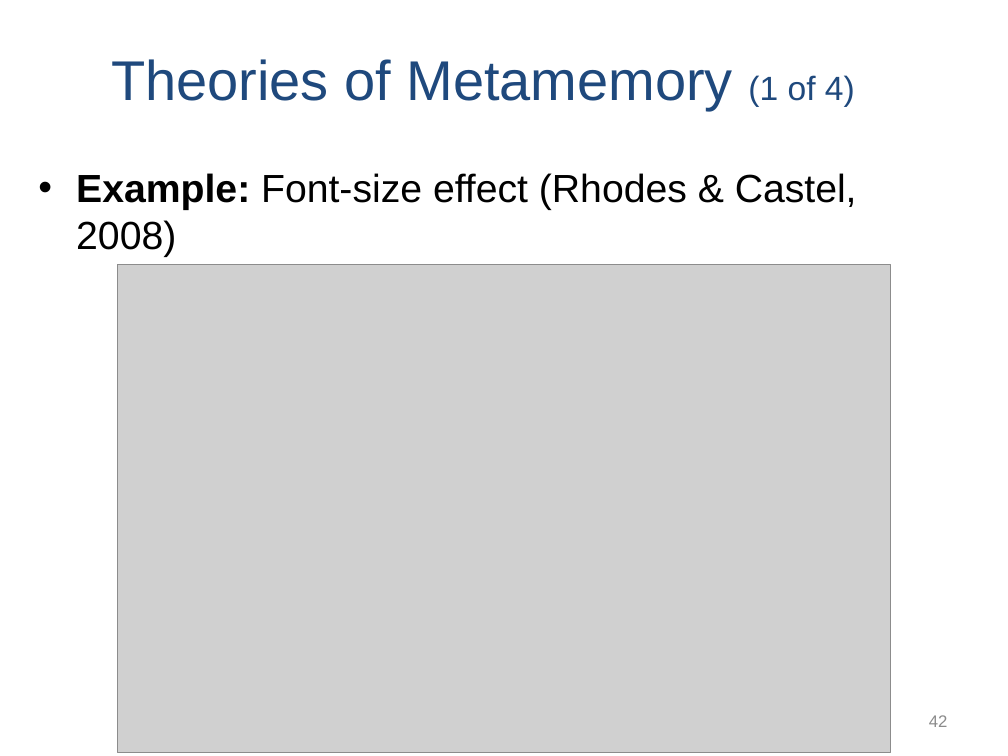
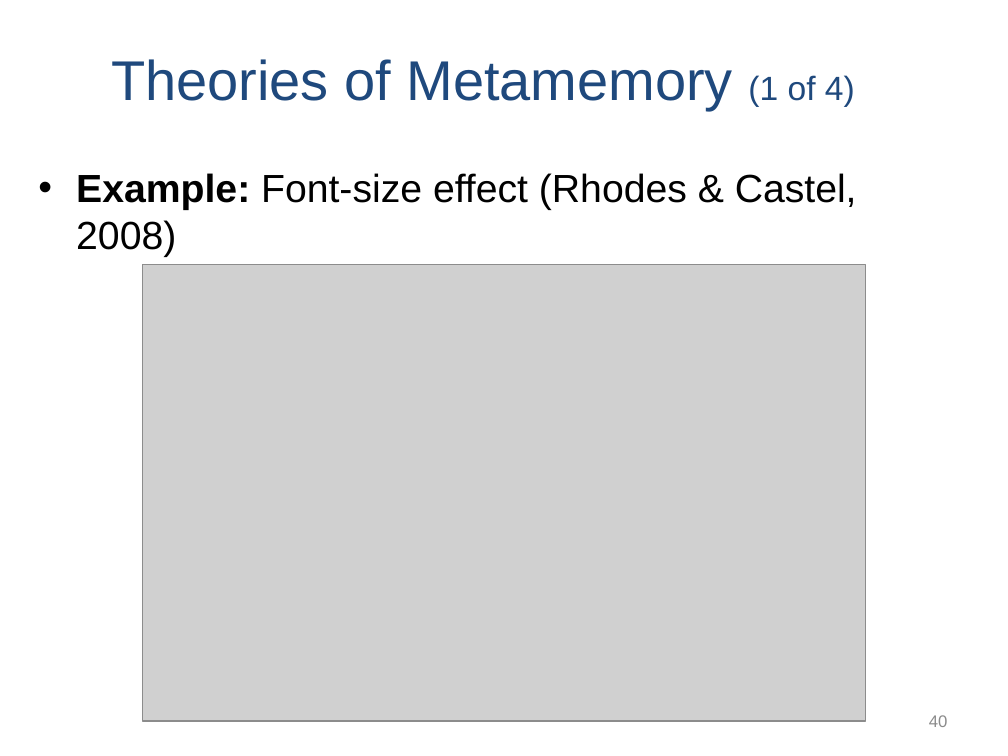
Before and after one commit to npm27/Teaching-Materials, a slide deck: slide 40 of Memory/Slides/Chapter 8.PPTX (slide 42 before the commit). Drawn at 1008x756 pixels with LibreOffice and Linux fonts; fonts in the diff are those of the drawing; grey boxes stand for pictures. Boxes give left, top, right and bottom in pixels: in the first picture for what was removed or moved away, otherwise in the second. Text is boxed around its words. In the diff, an @@ line names an element or a change of style, - is before the commit and + after.

```diff
--- a/Memory/Slides/Chapter 8.PPTX
+++ b/Memory/Slides/Chapter 8.PPTX
@@ picture resized from (x1=118, y1=264, x2=891, y2=753) to (x1=143, y1=264, x2=866, y2=721) @@
@@ page number at (x1=929, y1=715, x2=948, y2=727): text changed @@
-42
+40
```
Also in this commit, not shown: 1 other slide changed, 2 slides removed, 2 other files.
